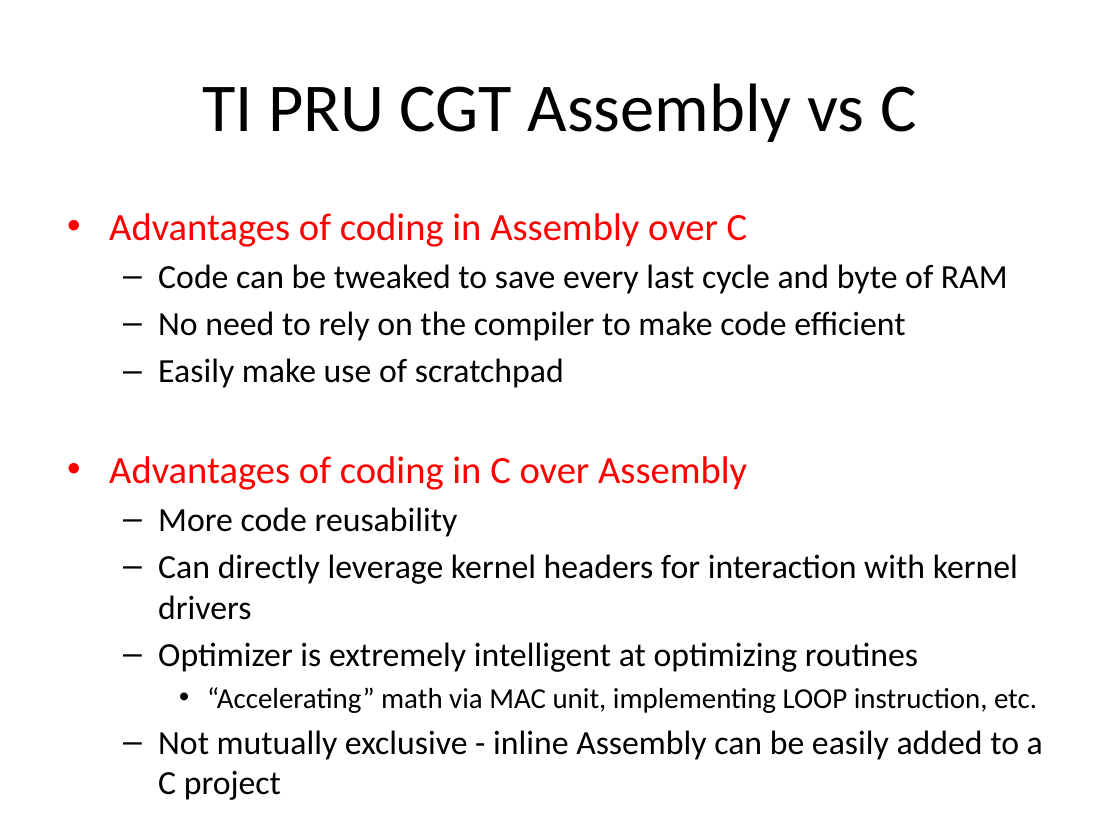
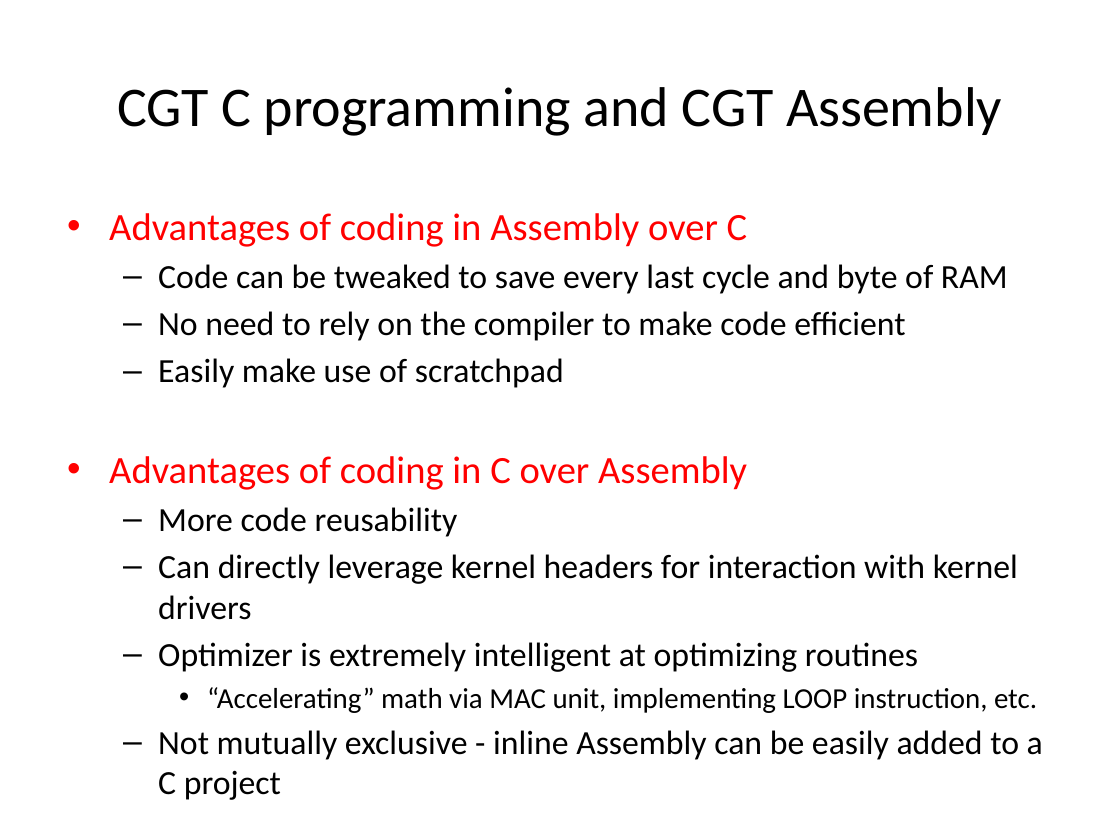
Before and after one commit to hari1989/keystone-workshop, a slide deck: slide 46 of preliminary/Working/presentations/Sitara/PRU in Sitara Device.pptx (slide 45 before the commit). Drawn at 1120x840 pixels with LibreOffice and Linux fonts; fonts in the diff are those of the drawing. Boxes give left, top, right and bottom in pixels: in the first picture for what was removed or moved away, otherwise in the second. Text is boxed around its words. In the diff, an @@ line names an element or a change of style, - is before the commit and + after.

```diff
--- a/preliminary/Working/presentations/Sitara/PRU in Sitara Device.pptx
+++ b/preliminary/Working/presentations/Sitara/PRU in Sitara Device.pptx
@@ title at <box>117,87,1002,136</box>: text changed; size 44 to 36 pt @@
-TI PRU CGT Assembly vs C
+CGT C programming and CGT Assembly
```
Also in this commit, not shown: 12 other slides changed, 1 slide added.
